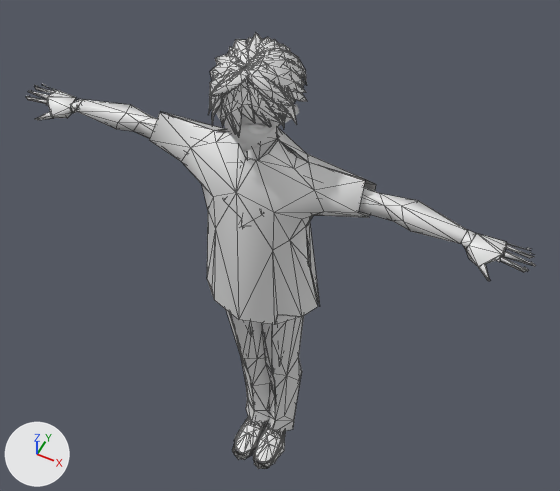
Renders of the FBX model Assets/Resources/Model/MainMenu/3D/petanis.fbx from each side of a commit.
Both versions are drawn from a camera (50 mm lens) standing at (0.772, -1.426, 2.991) and looking at (0.017, 0.083, 1.104). Every picture has the same lights, and +X, +Y and +Z are marked at lower left. Mesh edges are drawn as thin lines on the coarser meshes. Where no turn or scale is listed for an object, it has been applied to the vertices.

Names of what the first picture shows: 'Body', 'Face', 'Hair001'.
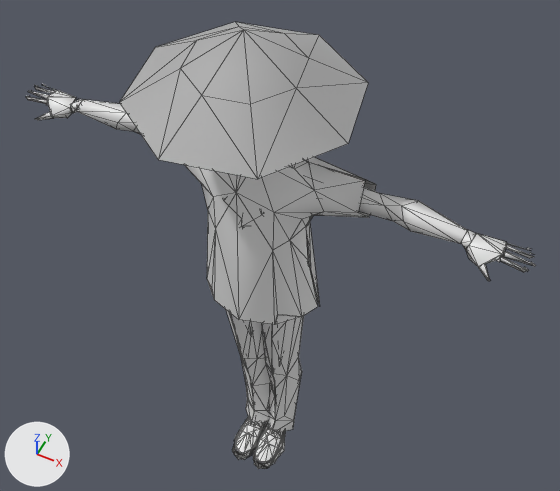
The change, as JSON lines over the scene's bpy script:
```json
{"op": "add", "block": "mat_material__356", "code": ["mat_material__356 = principled_material('Material #356')", "mat_material__356.base_color = (0.588, 0.588, 0.588)  # light grey #cacaca", "mat_material__356.metallic = 1.0", "mat_material__356.roughness = 0.859"]}
{"op": "add", "block": "me_mesh_045", "code": ["me_mesh_045 = bpy.data.meshes.new('Mesh.045')", "me_mesh_045.from_pydata(...)  # 17 vertices, 24 faces; spans x -0.231..0.374, y -0.347..0.257, z 0.027..0.209", "me_mesh_045.materials.append(mat_material__356)  # its picture is missing"]}
{"op": "add", "block": "ob_conical_hat", "code": ["ob_conical_hat = bpy.data.objects.new('conical_hat', me_mesh_045)", "ob_conical_hat.location = (-0.076, -0.019, 1.778)"]}
```

Where the change shows, as pixel boxes [x1, y1, x2, y2] in the pictures (560 x 491 px):
```json
{"object": "conical_hat", "change": "added", "after": [120, 22, 368, 179]}
{"object": "Hair001", "change": "unchanged, covered by the edit", "before": [208, 33, 307, 137]}
{"object": "Face", "change": "unchanged, covered by the edit", "before": [216, 104, 299, 152]}
```
